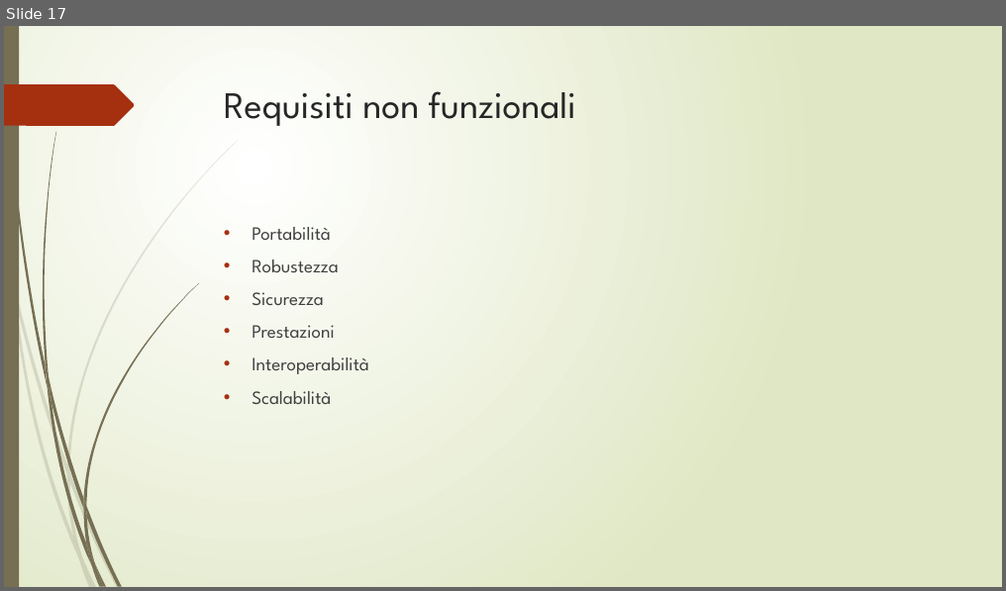
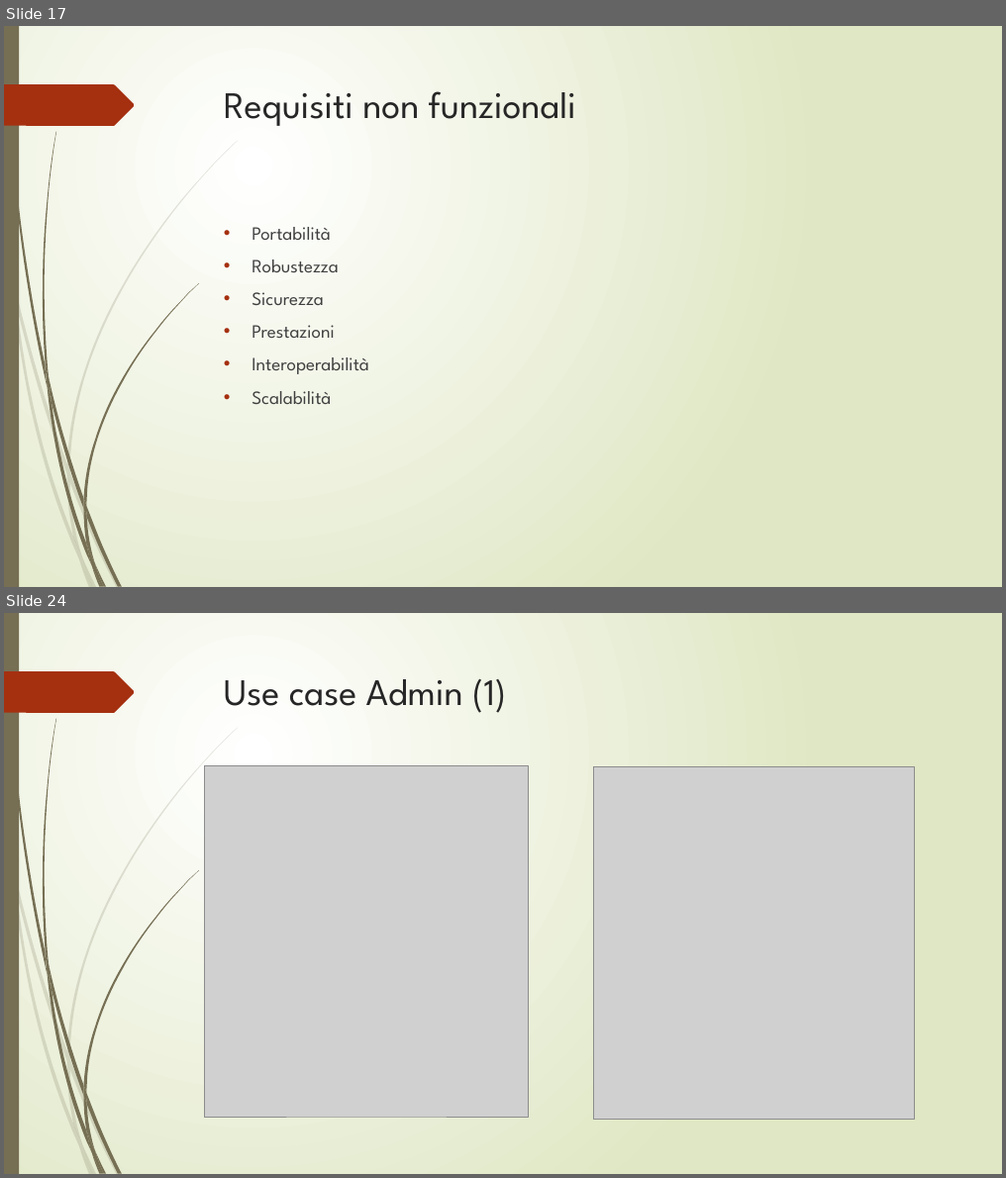
Before and after one commit to lpleo/Ingegneria_Software_2014, a slide deck: Slide/Slide Alby.pptx. Shown one above the other, each under a label of ours: slide 17 before the commit, slides 17 and 24 after it; the slides between them are not shown. The pictures are 1006x591 and 1006x1178 pixels, drawn with LibreOffice and Linux fonts; fonts in the diff are those of the drawing; grey boxes stand for pictures. Boxes give left, top, right and bottom in pixels: in the first picture for what was removed or moved away, otherwise in the second. Text is boxed around its words. In the diff, an @@ line names an element or a change of style, - is before the commit and + after.

```diff
--- a/Slide/Slide Alby.pptx
+++ b/Slide/Slide Alby.pptx
@@ slide 24 added at bbox=[4, 613, 1002, 1174], background gradient #FFFFFF to #DFE8C4; not listed: 24 template elements that a slide beside it also shows @@
@@ title added at bbox=[224, 679, 506, 713], 36 pt, text #262626 @@
+Use case Admin (1)
@@ picture added at bbox=[205, 766, 529, 1118] @@
@@ picture added at bbox=[593, 767, 915, 1120] @@
```
Also in this commit, not shown: 2 slides changed, 7 other slides added, 8 slides removed, 2 other files.
